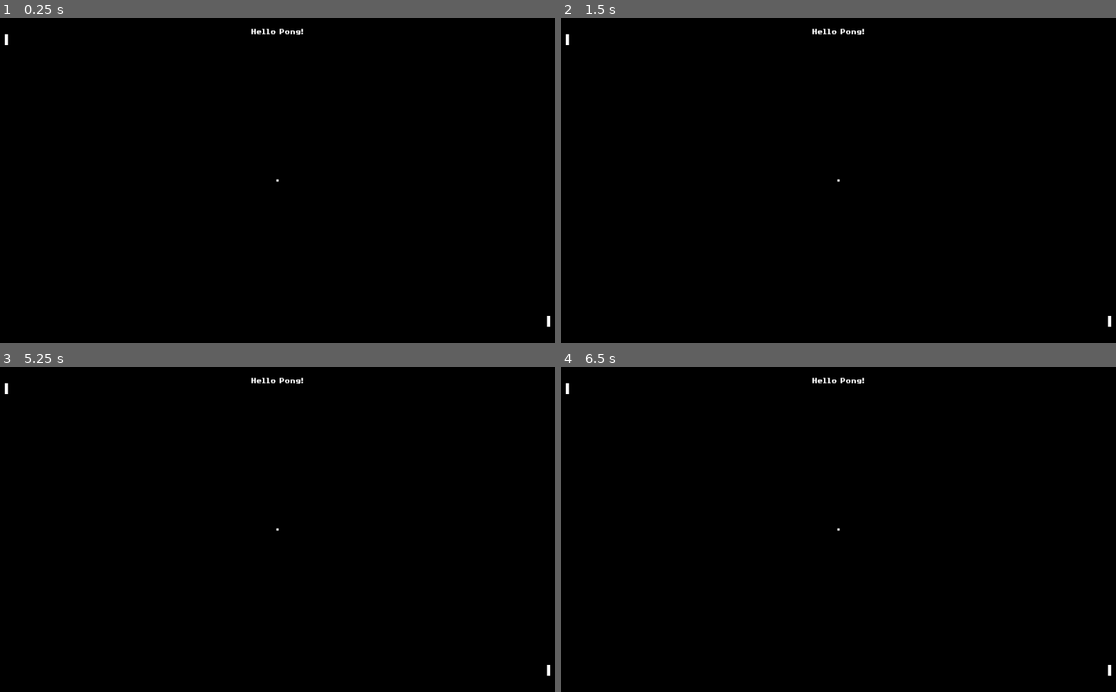
Above: before the commit, frames 1-4 (two rows, left to right).
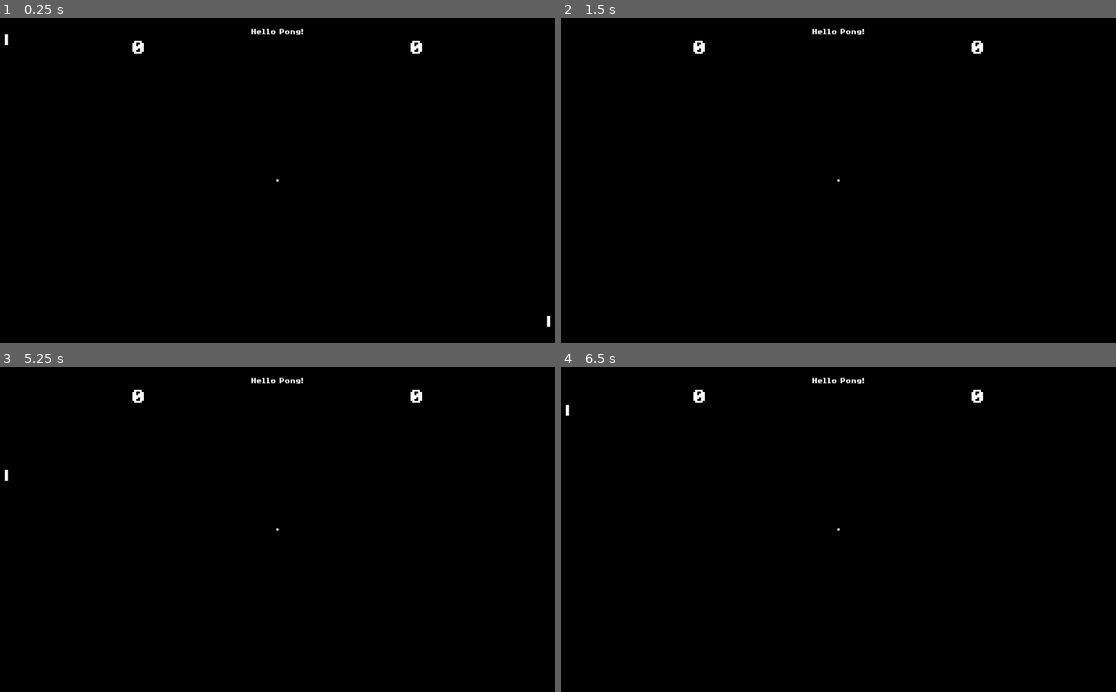
Above: after the commit, the same moments.

Repository: DustinMEastway/pong
Game: Godot game, scene res://Main.tscn
Same seed, same stepped clock (60 frames per second), same inputs: the game is played once before the commit and once after it.
Inputs:
- Up to frame 1 (0.25 s): no input
- Up to frame 2 (1.5 s): tap Enter at 0.5 s; hold W (ui_up_01, bound only after the commit) 0.53-1.28 s; hold Down (ui_down_02, bound only after the commit) 0.53-1.28 s; tap Up (ui_up_02, bound only after the commit) at 0.8, 1.35 s; tap Space at 1.25 s; hold S (ui_down_01, bound only after the commit) from 1.28 s (still down)
- Up to frame 3 (5.25 s): tap Down (ui_down_02, bound only after the commit) at 1.55, 3.05, 4.55 s; tap Enter at 2, 3.5 s; release S (ui_down_01, bound only after the commit) at 2.03 s; hold Down (ui_down_02, bound only after the commit) 2.03-2.78 s; hold W (ui_up_01, bound only after the commit) 2.03-3.53 s; tap Up (ui_up_02, bound only after the commit) at 2.3, 2.85, 3.8, 4.35 s; tap Space at 2.75, 4.25 s; hold Down (ui_down_02, bound only after the commit) 3.53-4.28 s; hold S (ui_down_01, bound only after the commit) from 3.53 s (still down); hold Down (ui_down_02, bound only after the commit) from 5.03 s (still down)
- Up to frame 4 (6.5 s): tap Up (ui_up_02, bound only after the commit) at 5.3, 5.85 s; release S (ui_down_01, bound only after the commit) at 5.78 s; release Down (ui_down_02, bound only after the commit) at 5.78 s; hold W (ui_up_01, bound only after the commit) from 5.78 s (still down); tap Down (ui_down_02, bound only after the commit) at 6.05 s

The runs differ from the first frame. In frame 1, 0.1% of the frame differs, in the area x 23-77%, y 6-12%; in frame 2, 0.2%; in frame 3, 0.2%; in frame 4, 0.2%, in the area x 0-100%, y 4-96%.

Commit message:
CS50 the paddle update (30:52): make paddles move and add scores

Diff:
--- a/Main.gd
+++ b/Main.gd
@@ -1,5 +1,17 @@
 extends Node2D
+
+export var paddle_speed = 800
 
 func _process(delta):
 	if (Input.is_action_pressed("ui_cancel")):
 		get_tree().quit()
+
+	if (Input.is_action_pressed("ui_down_01")):
+		$LeftPaddle.move_and_collide(Vector2(0, paddle_speed * delta))
+	elif (Input.is_action_pressed("ui_up_01")):
+		$LeftPaddle.move_and_collide(Vector2(0, -paddle_speed * delta))
+
+	if (Input.is_action_pressed("ui_down_02")):
+		$RightPaddle.move_and_collide(Vector2(0, paddle_speed * delta))
+	elif (Input.is_action_pressed("ui_up_02")):
+		$RightPaddle.move_and_collide(Vector2(0, -paddle_speed * delta))
--- a/Main.tscn
+++ b/Main.tscn
@@ -1,9 +1,10 @@
-[gd_scene load_steps=5 format=2]
+[gd_scene load_steps=6 format=2]
 
-[ext_resource path="res://fonts/8bitOperator-Bold.tres" type="DynamicFont" id=1]
+[ext_resource path="res://fonts/8bitOperator-Bold-16.tres" type="DynamicFont" id=1]
 [ext_resource path="res://Main.gd" type="Script" id=2]
 [ext_resource path="res://Paddle.tscn" type="PackedScene" id=3]
 [ext_resource path="res://Ball.tscn" type="PackedScene" id=4]
+[ext_resource path="res://fonts/8bitOperator-Bold-40.tres" type="DynamicFont" id=5]
 
 [node name="Main" type="Node2D"]
 script = ExtResource( 2 )
@@ -16,13 +17,38 @@
 "_edit_use_anchors_": false
 }
 
-[node name="Label" type="Label" parent="."]
+[node name="Title" type="Label" parent="."]
 margin_top = 20.0
 margin_right = 1024.0
-margin_bottom = 600.0
+margin_bottom = 16.0
 custom_fonts/font = ExtResource( 1 )
 text = "Hello Pong!"
 align = 1
+__meta__ = {
+"_edit_use_anchors_": false
+}
+
+[node name="Score1" type="Label" parent="."]
+margin_top = 36.0
+margin_right = 512.0
+margin_bottom = 76.0
+custom_fonts/font = ExtResource( 5 )
+text = "0"
+align = 1
+valign = 1
+__meta__ = {
+"_edit_use_anchors_": false
+}
+
+[node name="Score2" type="Label" parent="."]
+margin_left = 512.0
+margin_top = 36.0
+margin_right = 1024.0
+margin_bottom = 76.0
+custom_fonts/font = ExtResource( 5 )
+text = "0"
+align = 1
+valign = 1
 __meta__ = {
 "_edit_use_anchors_": false
 }
--- /dev/null
+++ b/fonts/8bitOperator-Bold-40.tres
@@ -0,0 +1,7 @@
+[gd_resource type="DynamicFont" load_steps=2 format=2]
+
+[ext_resource path="res://fonts/8bitOperator-Bold.ttf" type="DynamicFontData" id=1]
+
+[resource]
+size = 40
+font_data = ExtResource( 1 )
--- a/project.godot
+++ b/project.godot
@@ -19,6 +19,29 @@
 run/main_scene="res://Main.tscn"
 config/icon="res://icon.png"
 
+[input]
+
+ui_down_01={
+"deadzone": 0.5,
+"events": [ Object(InputEventKey,"resource_local_to_scene":false,"resource_name":"","device":0,"alt":false,"shift":false,"control":false,"meta":false,"command":false,"pressed":false,"scancode":83,"unicode":0,"echo":false,"script":null)
+ ]
+}
+ui_down_02={
+"deadzone": 0.5,
+"events": [ Object(InputEventKey,"resource_local_to_scene":false,"resource_name":"","device":0,"alt":false,"shift":false,"control":false,"meta":false,"command":false,"pressed":false,"scancode":16777234,"unicode":0,"echo":false,"script":null)
+ ]
+}
+ui_up_01={
+"deadzone": 0.5,
+"events": [ Object(InputEventKey,"resource_local_to_scene":false,"resource_name":"","device":0,"alt":false,"shift":false,"control":false,"meta":false,"command":false,"pressed":false,"scancode":87,"unicode":0,"echo":false,"script":null)
+ ]
+}
+ui_up_02={
+"deadzone": 0.5,
+"events": [ Object(InputEventKey,"resource_local_to_scene":false,"resource_name":"","device":0,"alt":false,"shift":false,"control":false,"meta":false,"command":false,"pressed":false,"scancode":16777232,"unicode":0,"echo":false,"script":null)
+ ]
+}
+
 [rendering]
 
 environment/default_environment="res://default_env.tres"
Renamed: fonts/8bitOperator-Bold.tres -> fonts/8bitOperator-Bold-16.tres
